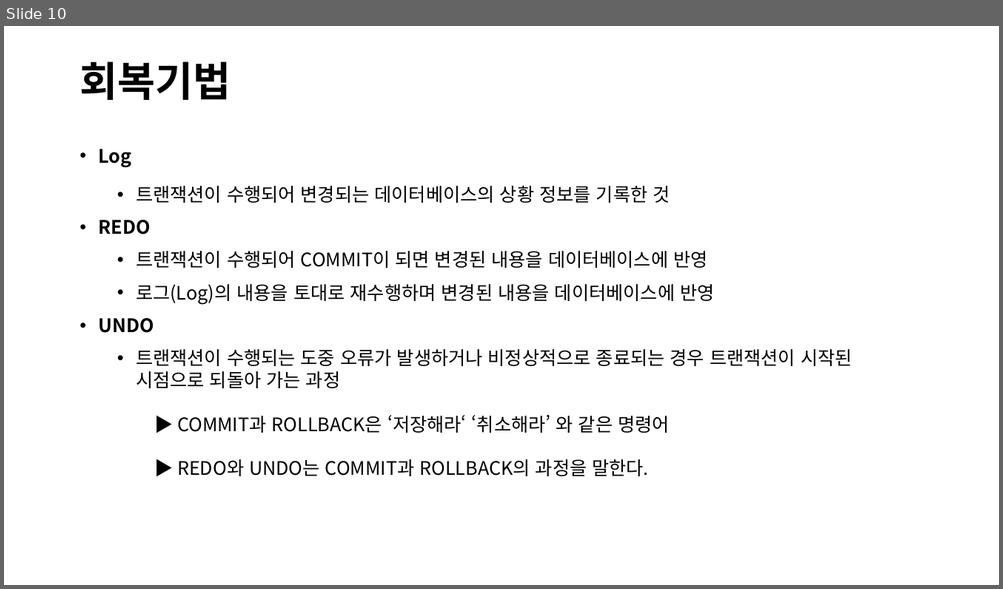
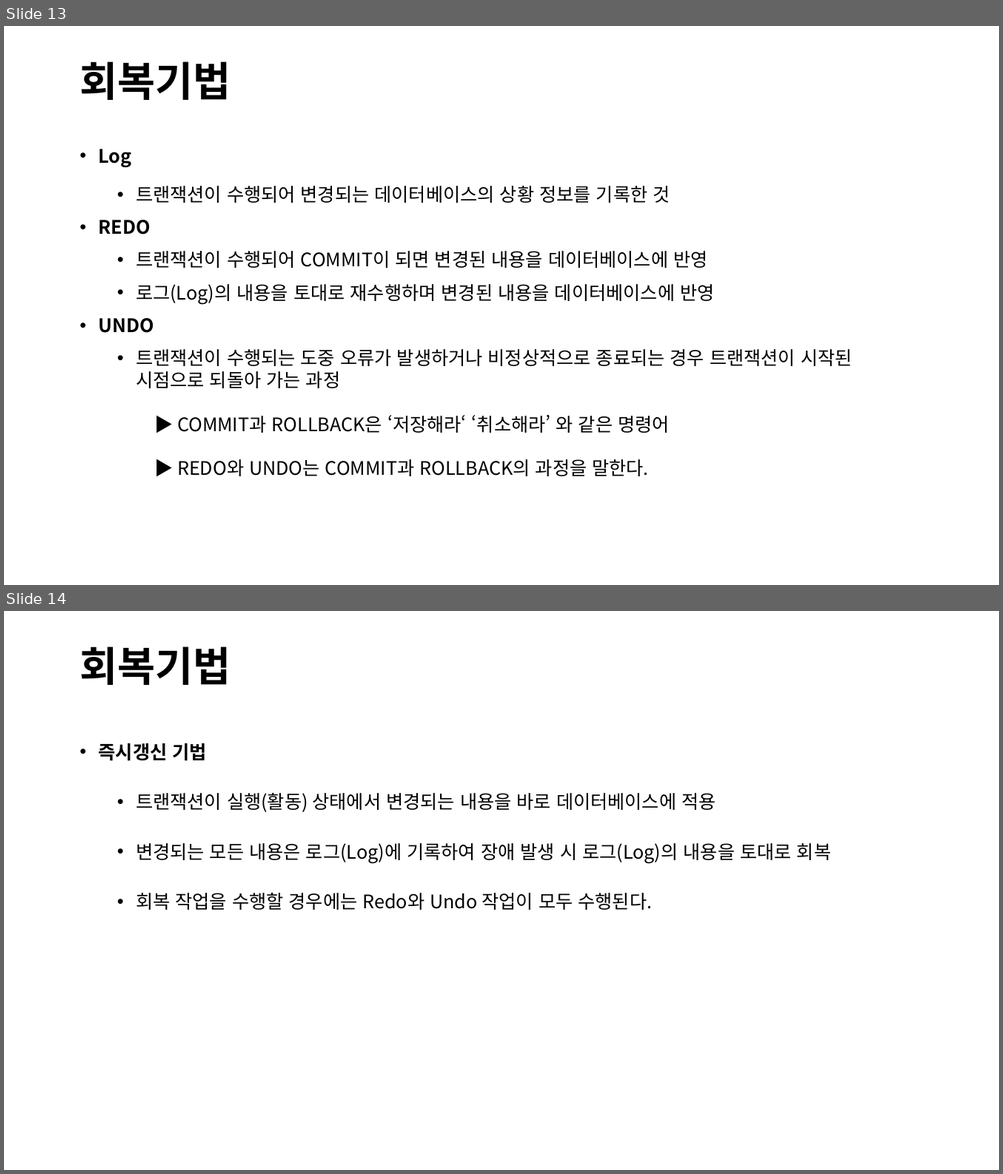
Before and after one commit to lhs501/mirim, a slide deck: TT.pptx. Shown one above the other, each under a label of ours: slide 10 before the commit, slides 13 and 14 after it. The pictures are 1003x589 and 1003x1174 pixels, drawn with LibreOffice and Linux fonts; fonts in the diff are those of the drawing. Boxes give left, top, right and bottom in pixels: in the first picture for what was removed or moved away, otherwise in the second. Text is boxed around its words. In the diff, an @@ line names an element or a change of style, - is before the commit and + after.

```diff
--- a/TT.pptx
+++ b/TT.pptx
@@ slide 14 added at [4,611,999,1170], background #FFFFFF @@
@@ title added at [79,647,230,685], 39.6 pt, text #000000, bold @@
+회복기법
@@ text added at [99,743,831,910], 18 pt, text #000000 @@
+• 즉시갱신 기법
+  • 트랜잭션이 실행(활동) 상태에서 변경되는 내용을 바로 데이터베이스에 적용
+  • 변경되는 모든 내용은 로그(Log)에 기록하여 장애 발생 시 로그(Log)의 내용을 토대로 회복
+  • 회복 작업을 수행할 경우에는 Redo와 Undo 작업이 모두 수행된다.
@@ what was slide 10 is now slide 13 @@
```
Also in this commit, not shown: 3 slides changed, 4 other slides added, 1 other file.
